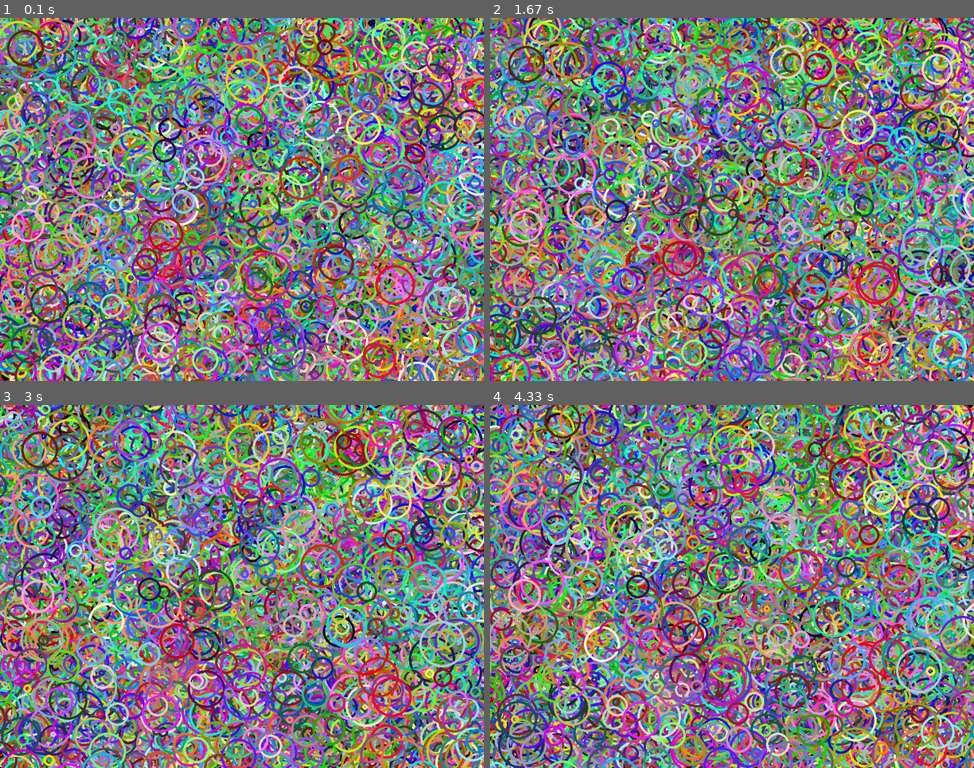
Above: before the commit, frames 1-4 (two rows, left to right).
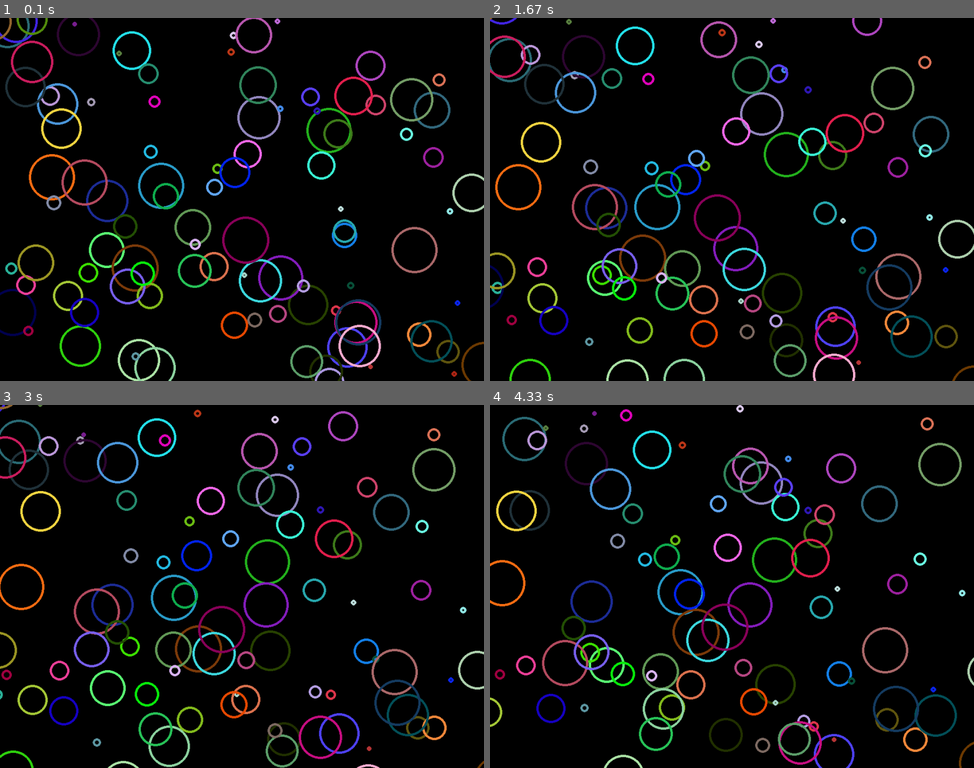
Above: after the commit, the same moments.

Repository: orthodoxego/oop-test-pygame
Game: pygame game, started from start.py
The game is run twice, just before and just after one commit, with the same random seed, the same clock (stepped at 60 frames per second) and the same inputs.
Inputs:
- Up to frame 1 (0.1 s): no input
- Up to frame 2 (1.67 s): no input
- Up to frame 3 (3 s): no input
- Up to frame 4 (4.33 s): no input

The runs differ from the first frame. In frame 1, 100% of the frame differs, in the area x 0-100%, y 0-100%; in frame 2, 100%; in frame 3, 100%; in frame 4, 100%.

Commit message:
Заново в пятый раз.

Diff:
--- a/start.py
+++ b/start.py
@@ -12,7 +12,7 @@
 deltatime = 0
 
 crc = []
-for i in range(10000):
+for i in range(100):
     crc.append(Circle(randint(0, WIDTH), randint(0, HEIGHT),
                       (randint(0, 255), randint(0, 255), randint(0, 255)),
                       randint(5, 50)))
